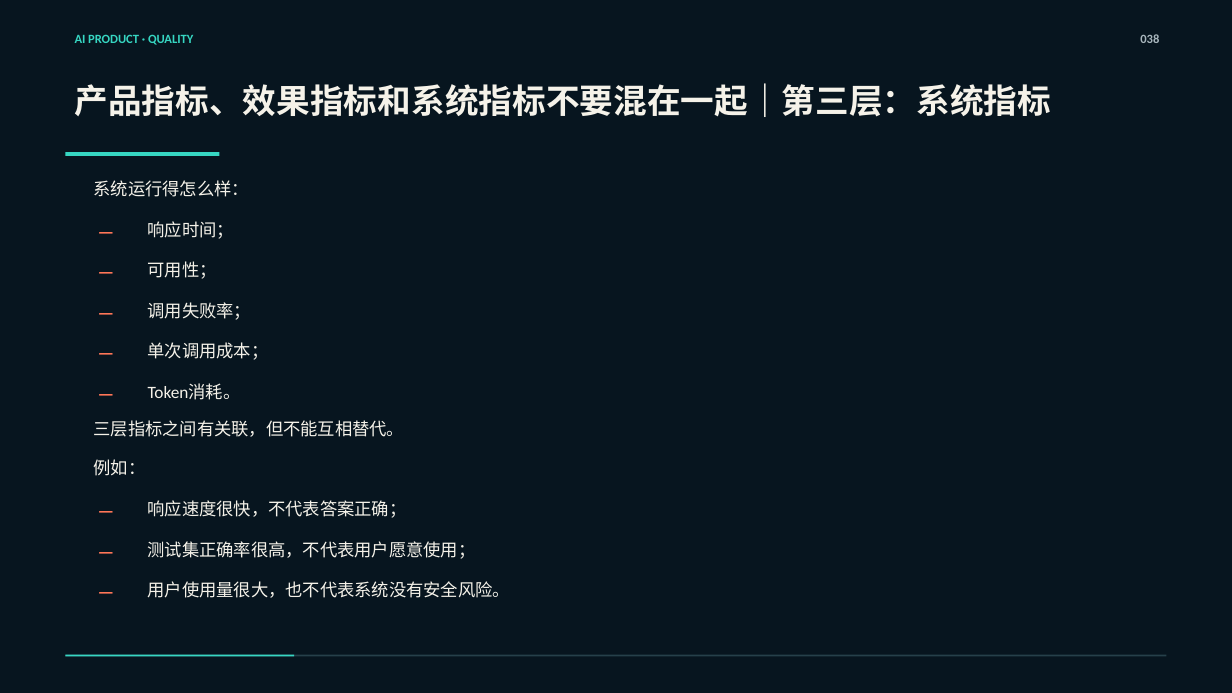
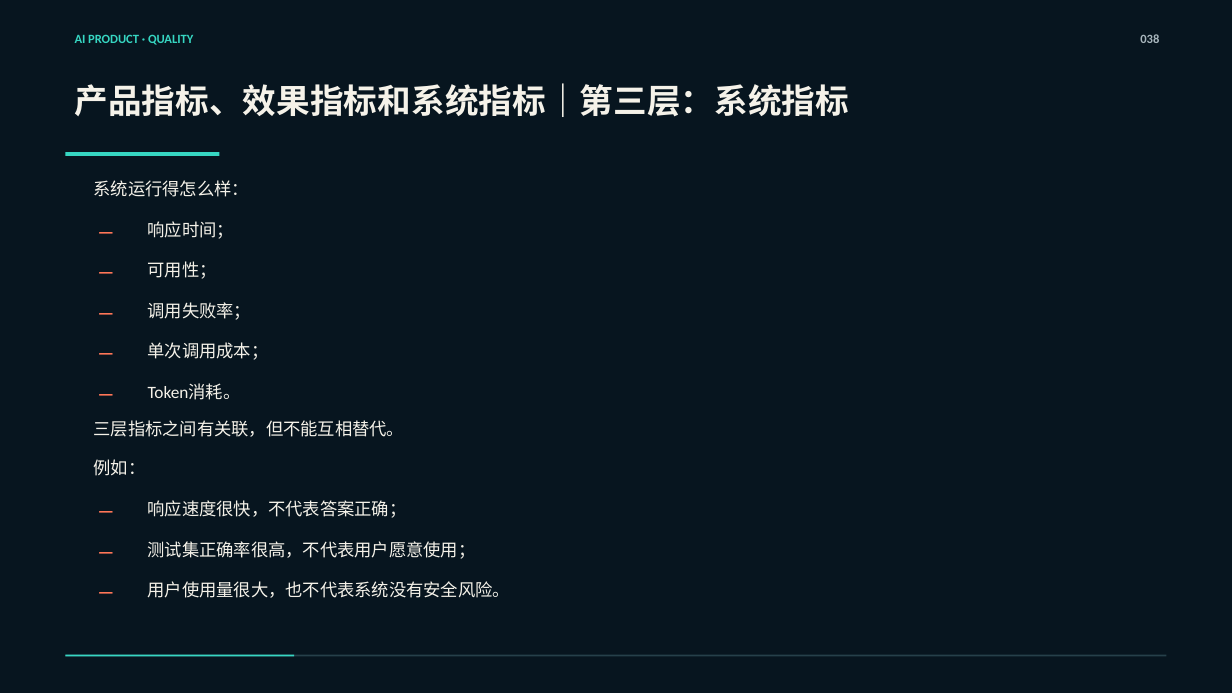
Before and after one commit to zhangkai2237/AI-Course, a slide deck: slide 33 of 课程生产/第一阶段/第09课_AI产品测试、指标与Bad Case_重做工作区/第09课_正式PPT_严格按MD版.pptx (slide 38 before the commit). Drawn at 1232x693 pixels with LibreOffice and Linux fonts; fonts in the diff are those of the drawing. Boxes give left, top, right and bottom in pixels: in the first picture for what was removed or moved away, otherwise in the second. Text is boxed around its words. In the diff, an @@ line names an element or a change of style, - is before the commit and + after.

```diff
--- a/课程生产/第一阶段/第09课_AI产品测试、指标与Bad Case_重做工作区/第09课_正式PPT_严格按MD版.pptx
+++ b/课程生产/第一阶段/第09课_AI产品测试、指标与Bad Case_重做工作区/第09课_正式PPT_严格按MD版.pptx
@@ text at [75,83,850,117]: text changed @@
-产品指标、效果指标和系统指标不要混在一起｜第三层：系统指标
+产品指标、效果指标和系统指标｜第三层：系统指标
```
Also in this commit, not shown: 35 other slides changed, 2 slides added, 9 slides removed.
